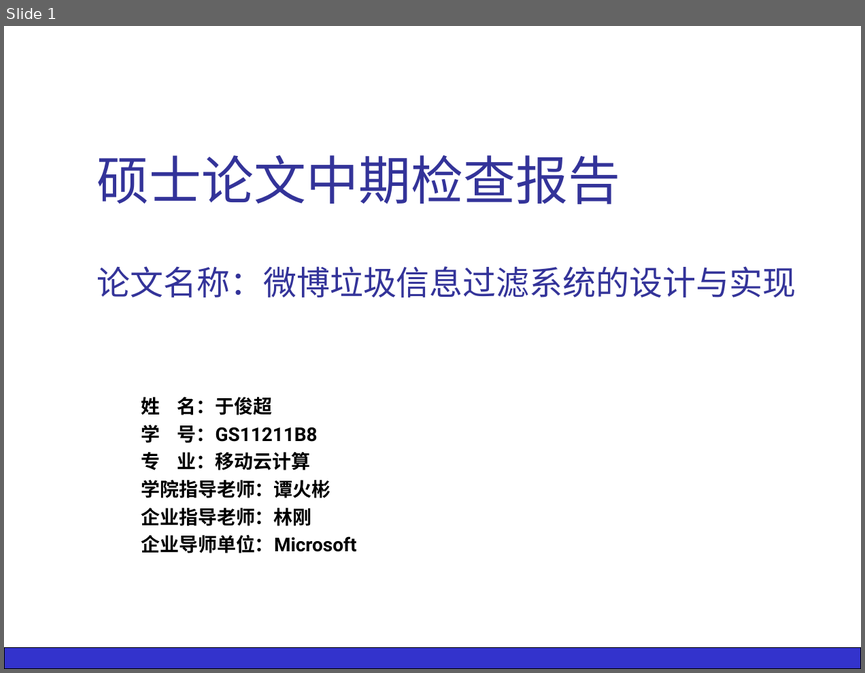
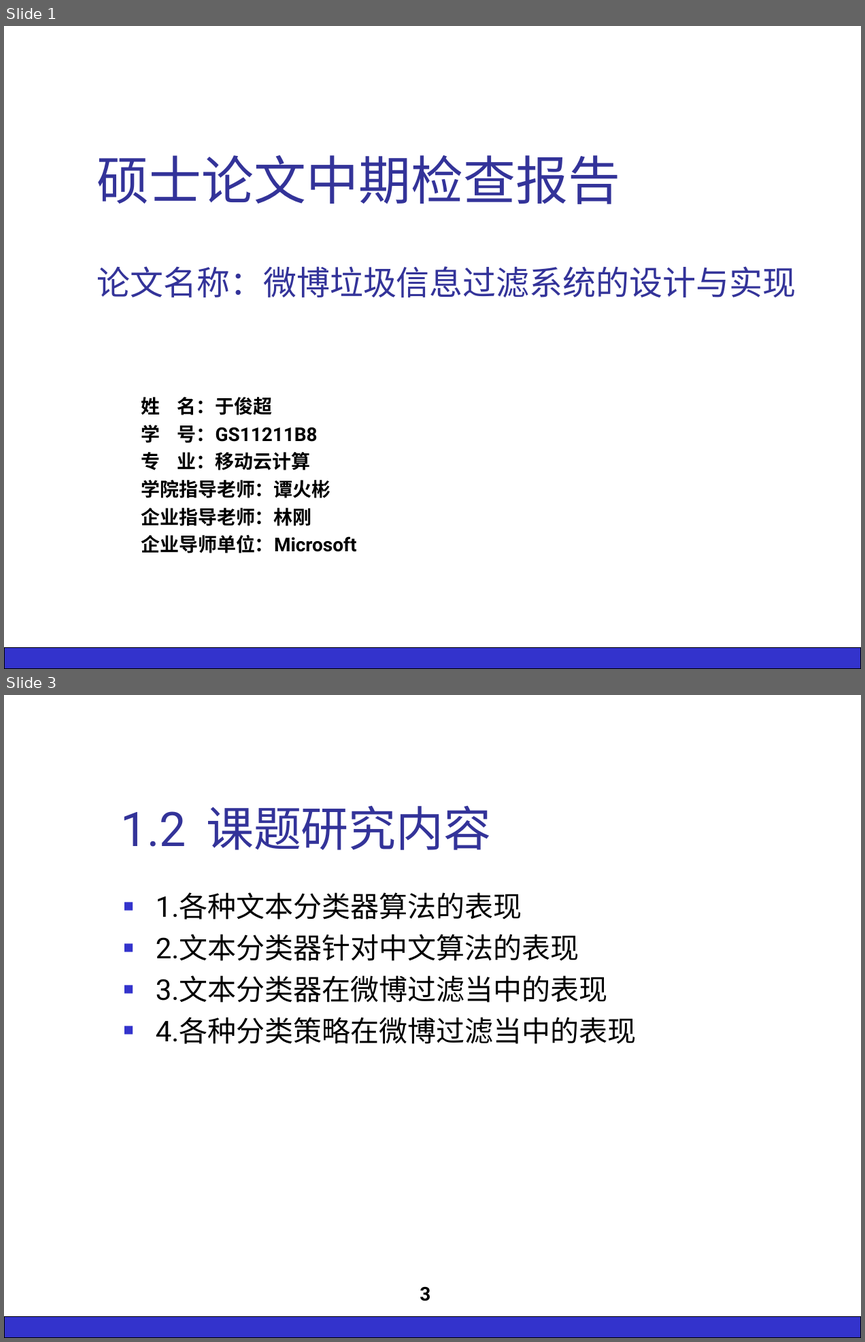
Before and after one commit to silver6wings/WeiboFilter, a slide deck: _Paper/7.中期报告/GS11211B8于俊超 中期检查报告.ppt. Shown one above the other, each under a label of ours: slide 1 before the commit, slides 1 and 3 after it; the slides between them are not shown. The pictures are 865x673 and 865x1342 pixels, drawn with LibreOffice and Linux fonts; fonts in the diff are those of the drawing; background and template pictures are left out. Boxes give left, top, right and bottom in pixels: in the first picture for what was removed or moved away, otherwise in the second. Text is boxed around its words. In the diff, an @@ line names an element or a change of style, - is before the commit and + after.

```diff
--- a/_Paper/7.中期报告/GS11211B8于俊超 中期检查报告.ppt
+++ b/_Paper/7.中期报告/GS11211B8于俊超 中期检查报告.ppt
@@ slide 3 added at [4, 695, 861, 1338], background #FFFFFF; not listed: 1 template element that a slide beside it also shows @@
@@ title added at [120, 806, 492, 850], 40 pt, text #333399 @@
+1.2 课题研究内容
@@ text added at [156, 892, 636, 1044], 24 pt, text #000000 @@
+■ 1.各种文本分类器算法的表现
+■ 2.文本分类器针对中文算法的表现
+■ 3.文本分类器在微博过滤当中的表现
+■ 4.各种分类策略在微博过滤当中的表现
@@ page number added at [419, 1287, 430, 1301], 16 pt, text #000000, bold @@
+3
```
Also in this commit, not shown: 7 slides changed, 4 other slides added, 1 slide removed, 5 other files.
